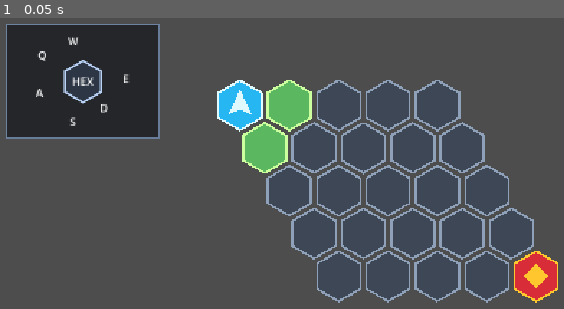
Above: before the commit, frame 1.
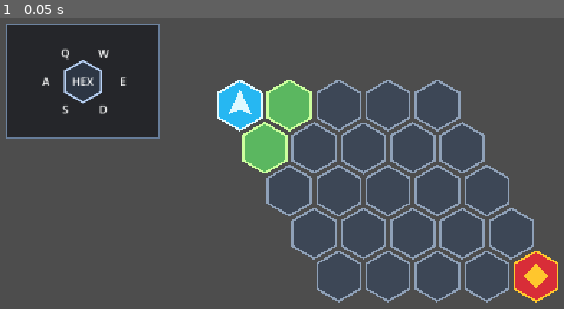
Above: after the commit, the same moment.

Repository: Poostaq/two-dimensional-experiment
Game: Godot game, scene res://Scenes/game_world.tscn
The game is run twice, just before and just after one commit, with the same random seed, the same clock (stepped at 60 frames per second) and the same inputs.
Inputs:
- Up to frame 1 (0.05 s): no input

The runs differ from the first frame. In frame 1, 0.3% of the frame differs, in the area x 6-24%, y 6-38%.

Commit message:
Changes made myself

Diff:
--- a/Scenes/game_world.tscn
+++ b/Scenes/game_world.tscn
@@ -49,60 +49,60 @@
 
 [node name="KeyNW" type="Label" parent="UI/NavigationHelp/HexDiagram" unique_id=776274886]
 layout_mode = 0
-offset_left = 34.0
-offset_top = 30.0
-offset_right = 70.0
-offset_bottom = 58.0
+offset_left = 67.0
+offset_top = 27.0
+offset_right = 103.0
+offset_bottom = 55.0
 text = "Q"
 horizontal_alignment = 1
 vertical_alignment = 1
 
 [node name="KeyNE" type="Label" parent="UI/NavigationHelp/HexDiagram" unique_id=1558778215]
 layout_mode = 0
-offset_left = 78.0
-offset_top = 10.0
-offset_right = 114.0
-offset_bottom = 38.0
+offset_left = 122.0
+offset_top = 28.0
+offset_right = 158.0
+offset_bottom = 56.0
 text = "W"
 horizontal_alignment = 1
 vertical_alignment = 1
 
 [node name="KeyE" type="Label" parent="UI/NavigationHelp/HexDiagram" unique_id=885244395]
 layout_mode = 0
-offset_left = 154.0
-offset_top = 64.0
-offset_right = 190.0
-offset_bottom = 92.0
+offset_left = 150.0
+offset_top = 68.0
+offset_right = 186.0
+offset_bottom = 96.0
 text = "E"
 horizontal_alignment = 1
 vertical_alignment = 1
 
 [node name="KeyW" type="Label" parent="UI/NavigationHelp/HexDiagram" unique_id=1917487865]
 layout_mode = 0
-offset_left = 30.0
-offset_top = 84.0
-offset_right = 66.0
-offset_bottom = 112.0
+offset_left = 39.0
+offset_top = 68.0
+offset_right = 75.0
+offset_bottom = 96.0
 text = "A"
 horizontal_alignment = 1
 vertical_alignment = 1
 
 [node name="KeySW" type="Label" parent="UI/NavigationHelp/HexDiagram" unique_id=1664160212]
 layout_mode = 0
-offset_left = 78.0
-offset_top = 126.0
-offset_right = 114.0
-offset_bottom = 154.0
+offset_left = 67.0
+offset_top = 108.0
+offset_right = 103.0
+offset_bottom = 136.0
 text = "S"
 horizontal_alignment = 1
 vertical_alignment = 1
 
 [node name="KeySE" type="Label" parent="UI/NavigationHelp/HexDiagram" unique_id=1542115917]
 layout_mode = 0
-offset_left = 122.0
-offset_top = 106.0
-offset_right = 158.0
-offset_bottom = 134.0
+offset_left = 121.0
+offset_top = 108.0
+offset_right = 157.0
+offset_bottom = 136.0
 text = "D"
 horizontal_alignment = 1
 vertical_alignment = 1
